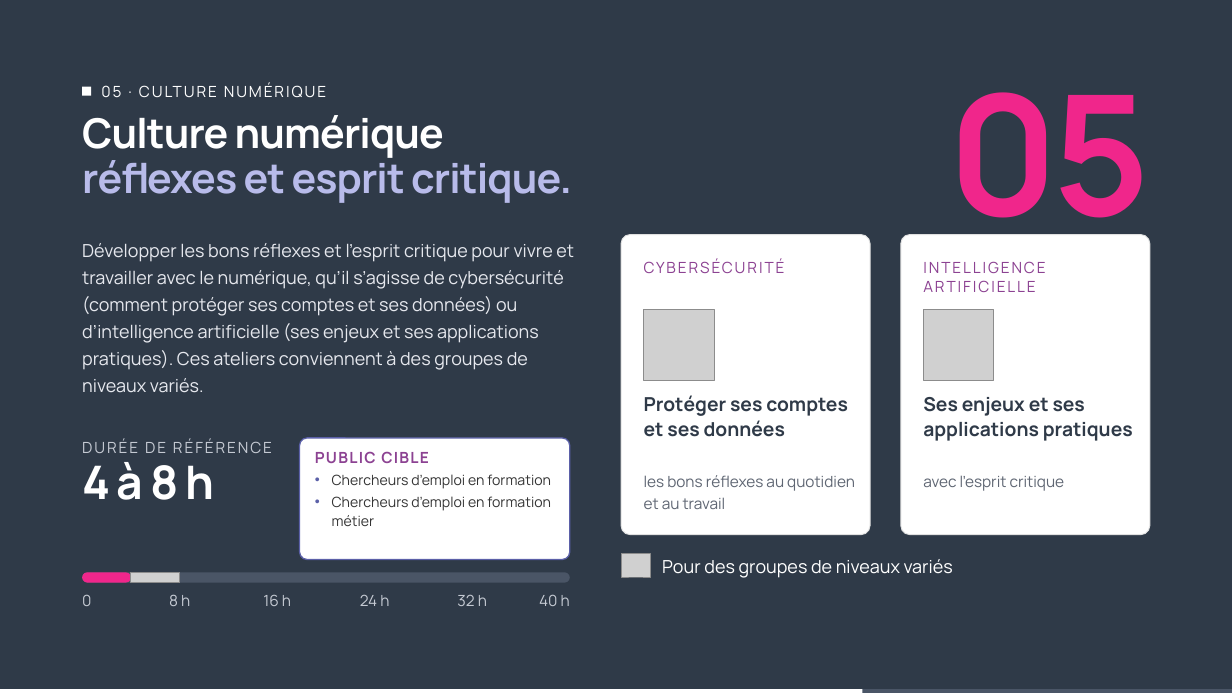
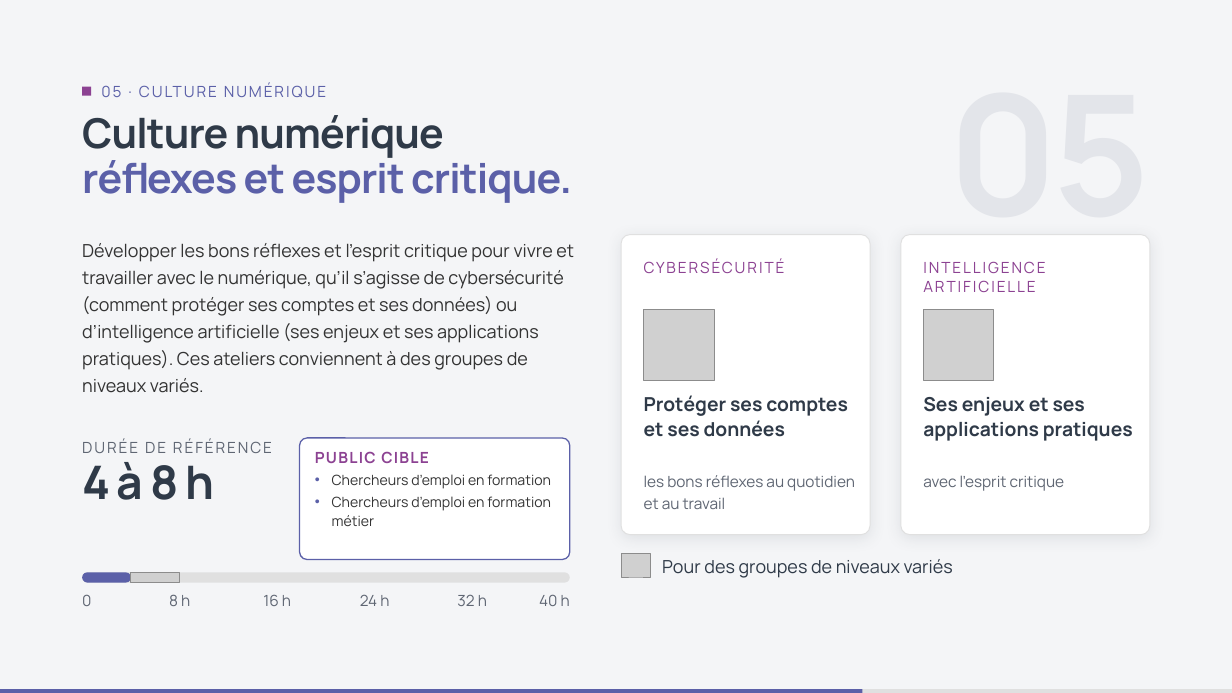
Before and after one commit to DigitalFactory-lab/Catalogue-DigitalFactory, a slide deck: slide 7 of Types-ateliers-Digital-Factory.pptx. Drawn at 1232x693 pixels with LibreOffice and Linux fonts; fonts in the diff are those of the drawing; grey boxes stand for pictures. Boxes give left, top, right and bottom in pixels: in the first picture for what was removed or moved away, otherwise in the second. Text is boxed around its words. In the diff, an @@ line names an element or a change of style, - is before the commit and + after.

```diff
--- a/Types-ateliers-Digital-Factory.pptx
+++ b/Types-ateliers-Digital-Factory.pptx
@@ background #2F3A48 to #F4F5F7 @@
@@ text "05" at <box>949,38,1150,266</box>: text colour #F0268B to #E3E5EA @@
@@ rectangle at <box>82,87,91,96</box>: fill #FFFFFF to #8C4292 @@
@@ text "05 · CULTURE NUMÉRIQUE" at <box>102,81,936,104</box>: text colour #FFFFFF to #5B60A8 @@
@@ title "Culture numérique" at <box>82,115,572,203</box>: text colour #FFFFFF to #2F3A48 in "Culture numérique"; text colour #B8BBEA to #5B60A8 in "réflexes et esprit critique." @@
@@ text "Développer les bons réflexes et ..." at <box>82,243,574,393</box>: text colour #E6E8EE to #333333 @@
@@ text "4 à 8 h" at <box>82,462,214,500</box>: text colour #FFFFFF to #2F3A48 @@
@@ text "Pour des groupes de niveaux ..." at <box>662,559,953,578</box>: text colour #FFFFFF to #2F3A48 @@
@@ rounded rectangle at <box>82,572,131,582</box>: fill #F0268B to #5B60A8 @@
@@ rounded rectangle at <box>82,572,570,582</box>: fill #4A5566 to #E0E0E0 @@
@@ text colour #C5CAD3 to #5F6673 in 7 elements at <box>82,439,272,453</box>, <box>82,594,91,606</box>, <box>169,594,190,606</box>, <box>263,595,291,606</box>, <box>360,594,389,606</box>, <box>457,594,487,606</box>, <box>539,594,570,606</box> @@
@@ rectangle at <box>0,689,862,693</box>: fill #FFFFFF to #5B60A8 @@
@@ rectangle at <box>0,689,1232,693</box>: fill #4A5566 to #E0E0E0 @@
```
Also in this commit, not shown: 7 other slides changed, 12 other files.
